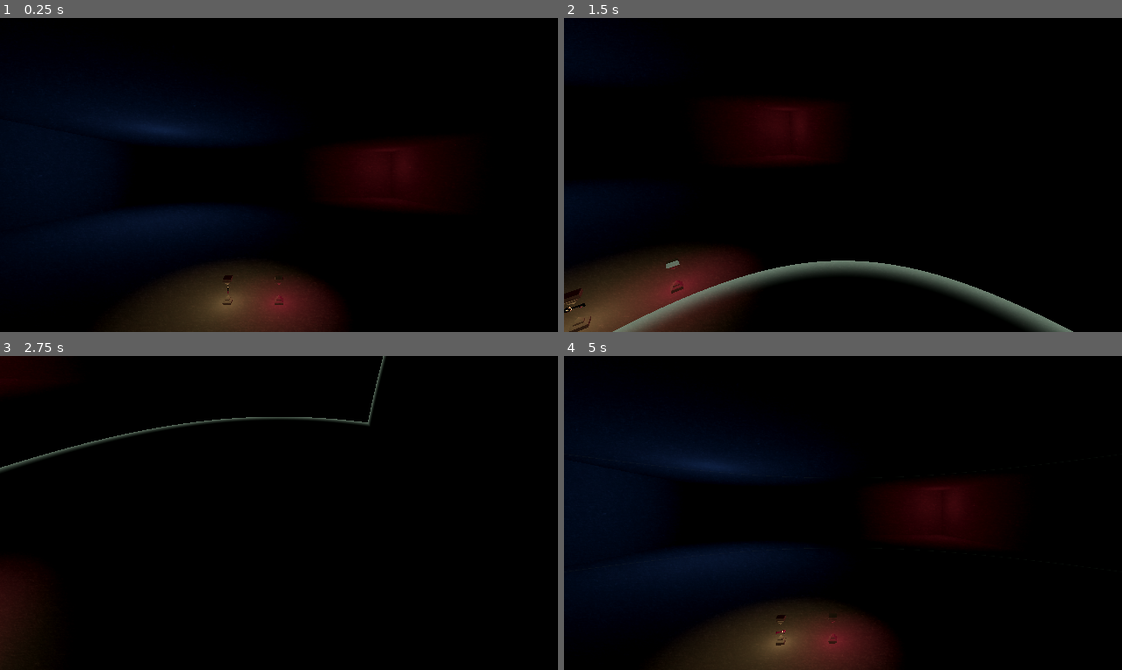
Above: before the commit, frames 1-4 (two rows, left to right).
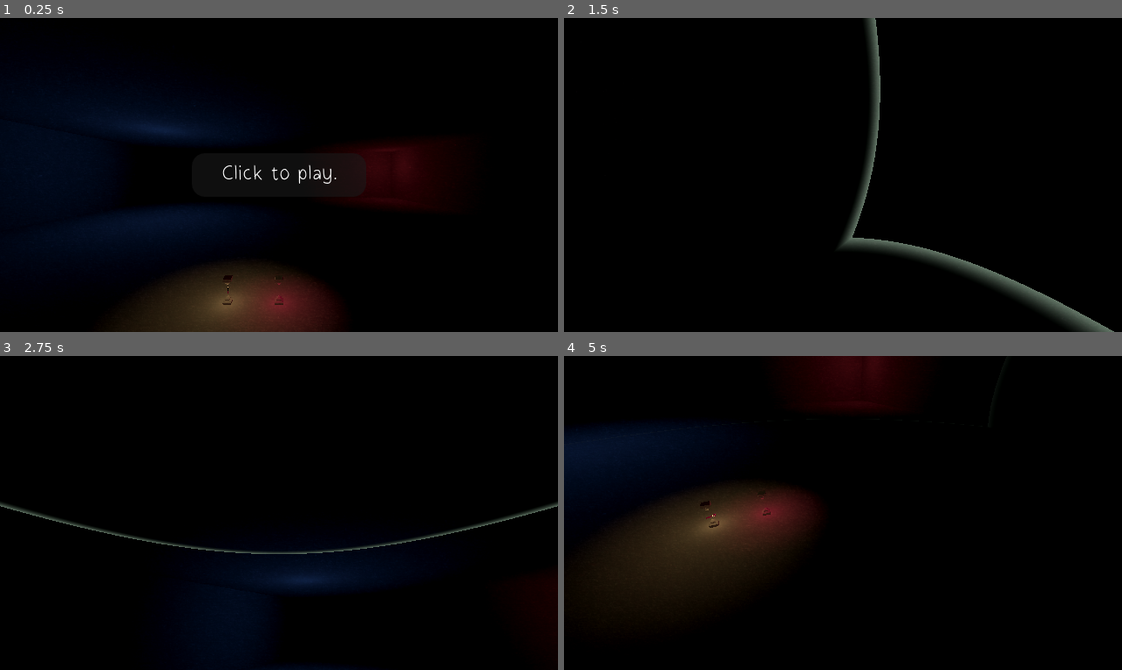
Above: after the commit, the same moments.

Repository: danielday-dev/Fishfest2024
Game: Godot game, scene res://Scenes/Main.tscn
Same seed, same stepped clock (60 frames per second), same inputs: the game is played once before the commit and once after it.
Inputs (mouse positions are in pixels of both pictures, inside the frame that each line leads up to):
- Up to frame 1 (0.25 s): no input
- Up to frame 2 (1.5 s): tap Enter at 0.5 s; move the mouse to (965, 159) at 0.52 s; hold Right (ui_right) 0.53-1.28 s; click (965, 159) at 0.6 s; move the mouse to (731, 190) at 1.27 s; hold Down (ui_down) from 1.28 s (still down); click (731, 190) at 1.35 s
- Up to frame 3 (2.75 s): move the mouse to (334, 443) at 2.02 s; release Down (ui_down) at 2.03 s; hold Right (ui_right) from 2.03 s (still down); click (334, 443) at 2.1 s
- Up to frame 4 (5 s): move the mouse to (815, 575) at 2.77 s; release Right (ui_right) at 2.78 s; hold Up (ui_up) 2.78-3.53 s; click (815, 575) at 2.85 s; move the mouse to (1010, 560) at 3.52 s; hold Left (ui_left) from 3.53 s (still down); click (1010, 560) at 3.6 s; tap Escape (ui_escape, bound only after the commit) at 4.15 s; tap Enter at 4.25 s; move the mouse to (675, 465) at 4.27 s; click (675, 465) at 4.35 s

The runs differ from the first frame. In frame 1, 0.3% of the frame differs, in the area x 39-61%, y 46-53%; in frame 2, 16%; in frame 3, 6.8%; in frame 4, 22%, in the area x 0-78%, y 0-100%.

Commit message:
Player mouse control + pause menu.

Diff:
--- a/Resources/ControlThemes/MainTheme.tres
+++ b/Resources/ControlThemes/MainTheme.tres
@@ -1,7 +1,20 @@
-[gd_resource type="Theme" load_steps=2 format=3 uid="uid://dy6yime6oii8l"]
+[gd_resource type="Theme" load_steps=3 format=3 uid="uid://dy6yime6oii8l"]
 
-[ext_resource type="FontFile" uid="uid://jgqg5ugto864" path="res://Resources/Fonts/Maki.ttf" id="1_1fvpi"]
+[ext_resource type="FontFile" uid="uid://jgqg5ugto864" path="res://Resources/Fonts/Maki.ttf" id="1_xb2k0"]
+
+[sub_resource type="StyleBoxFlat" id="StyleBoxFlat_bvdrm"]
+content_margin_left = 0.0
+content_margin_top = 0.0
+content_margin_right = 0.0
+content_margin_bottom = 0.0
+bg_color = Color(0.1, 0.1, 0.1, 0.6)
+corner_radius_top_left = 15
+corner_radius_top_right = 15
+corner_radius_bottom_right = 15
+corner_radius_bottom_left = 15
+corner_detail = 5
 
 [resource]
-default_font = ExtResource("1_1fvpi")
+default_font = ExtResource("1_xb2k0")
 default_font_size = 64
+Panel/styles/panel = SubResource("StyleBoxFlat_bvdrm")
--- a/Scenes/Main.tscn
+++ b/Scenes/Main.tscn
@@ -1,10 +1,12 @@
-[gd_scene load_steps=8 format=3 uid="uid://bw14wbtwyu0a"]
+[gd_scene load_steps=10 format=3 uid="uid://bw14wbtwyu0a"]
 
+[ext_resource type="Script" path="res://Scripts/PauseScreen.gd" id="1_2om3j"]
 [ext_resource type="Material" uid="uid://dqnppqlyc1pfx" path="res://Resources/Materials/Darkness/DarknessMaterial.tres" id="1_jns56"]
 [ext_resource type="PackedScene" uid="uid://bopmekwrqlnuu" path="res://Prefabs/Player.tscn" id="1_v0owv"]
 [ext_resource type="Environment" uid="uid://dvgje6n6sh706" path="res://Resources/Environments/WorldEnvironment.tres" id="2_a6ccp"]
 [ext_resource type="PackedScene" uid="uid://dtfjnjvx8ilov" path="res://Prefabs/KeyPickup.tscn" id="4_tnk5s"]
 [ext_resource type="PackedScene" uid="uid://b0og5dqddnsij" path="res://Prefabs/KeyPlace.tscn" id="5_gwapc"]
+[ext_resource type="Theme" uid="uid://dy6yime6oii8l" path="res://Resources/ControlThemes/MainTheme.tres" id="6_3eqiu"]
 
 [sub_resource type="BoxMesh" id="BoxMesh_ithrh"]
 material = ExtResource("1_jns56")
@@ -15,6 +17,37 @@
 data = PackedVector3Array(25, 5, 25, -25, 5, 25, -25, -5, 25, 25, -5, 25, 25, 5, 25, -25, -5, 25, -25, 5, -25, 25, 5, - …(356 unchanged characters)…
 
 [node name="Main" type="Node3D"]
+
+[node name="PauseScreen" type="CanvasLayer" parent="."]
+script = ExtResource("1_2om3j")
+
+[node name="Panel" type="Panel" parent="PauseScreen"]
+anchors_preset = 8
+anchor_left = 0.5
+anchor_top = 0.5
+anchor_right = 0.5
+anchor_bottom = 0.5
+offset_left = -100.0
+offset_top = -25.0
+offset_right = 100.0
+offset_bottom = 25.0
+grow_horizontal = 2
+grow_vertical = 2
+theme = ExtResource("6_3eqiu")
+
+[node name="Label" type="Label" parent="PauseScreen/Panel"]
+layout_mode = 2
+anchor_right = 1.0
+anchor_bottom = 1.0
+offset_left = -71.5
+offset_top = -16.0
+offset_right = 71.5
+offset_bottom = 16.0
+grow_horizontal = 2
+grow_vertical = 2
+text = "Click to play."
+horizontal_alignment = 1
+vertical_alignment = 1
 
 [node name="Light Processor" type="DirectionalLight3D" parent="."]
 light_energy = 0.0
--- /dev/null
+++ b/Scripts/PauseScreen.gd
@@ -0,0 +1,16 @@
+extends CanvasLayer
+
+func _ready():
+	visible = Input.mouse_mode == Input.MOUSE_MODE_VISIBLE;
+
+func _process(delta):
+	if (Input.mouse_mode == Input.MOUSE_MODE_CAPTURED):
+		if (Input.is_action_just_pressed("ui_escape")):
+			Input.mouse_mode = Input.MOUSE_MODE_VISIBLE;
+			visible = true;
+	elif (Input.is_action_just_pressed("ui_enter")):
+		Input.mouse_mode = Input.MOUSE_MODE_CAPTURED;
+		visible = false;
+
+func _exit_tree():
+	Input.set_mouse_mode(Input.MOUSE_MODE_VISIBLE);
--- a/Scripts/Player.gd
+++ b/Scripts/Player.gd
@@ -1,6 +1,7 @@
 extends CharacterBody3D
 
 @export var movementSpeed : float = 2.0;
+@export var mouseSensitivity : float = 0.5;
 @export var nonForwardMovementFactor : float = 0.4;
 
 @export var pingMaterial : ShaderMaterial;
@@ -14,26 +15,31 @@
 	pingCooldown = 0.0;
 	pingDistance = 0.0;
 
-
 func _process(delta):
 	# Handle ping.
 	processPing(delta);
 
+var cameraOffset : Vector2 = Vector2.ZERO;
+func _unhandled_input(event):
+	if event is InputEventMouseMotion and Input.mouse_mode == Input.MOUSE_MODE_CAPTURED:
+		cameraOffset += event.relative;
+
 func _physics_process(delta):
+	if (Input.mouse_mode != Input.MOUSE_MODE_CAPTURED):
+		return;
+
+	# Handle camera.
+	rotation.y += -cameraOffset.x * delta * mouseSensitivity;
+	rotation.x += -cameraOffset.y * delta * mouseSensitivity;
+	rotation.x = clamp(rotation.x, -1.6, 1.6);
+	cameraOffset = Vector2.ZERO
+
 	# Get input.
-	var cameraMovement : Vector2 = Vector2(
-		Input.get_axis("ui_left", "ui_right"),
-		Input.get_axis("ui_down", "ui_up")
-	);
 	var playerMovement : Vector3 = Vector3(
 		Input.get_axis("Player_Movement_Left", "Player_Movement_Right"),
 		Input.get_axis("Player_Movement_Down", "Player_Movement_Up"),
 		Input.get_axis("Player_Movement_Backward", "Player_Movement_Forward")
 	);
-
-	# Handle rotation.
-	rotation.y += -cameraMovement.x * delta;
-	rotation.x += cameraMovement.y * delta;
 
 	# Calculate angle directions.
 	var forward : Vector3 = Vector3(
--- a/project.godot
+++ b/project.godot
@@ -61,6 +61,16 @@
 "events": [Object(InputEventKey,"resource_local_to_scene":false,"resource_name":"","device":-1,"window_id":0,"alt_pressed":false,"shift_pressed":false,"ctrl_pressed":false,"meta_pressed":false,"pressed":false,"keycode":0,"physical_keycode":70,"key_label":0,"unicode":102,"echo":false,"script":null)
 ]
 }
+ui_escape={
+"deadzone": 0.5,
+"events": [Object(InputEventKey,"resource_local_to_scene":false,"resource_name":"","device":-1,"window_id":0,"alt_pressed":false,"shift_pressed":false,"ctrl_pressed":false,"meta_pressed":false,"pressed":false,"keycode":0,"physical_keycode":4194305,"key_label":0,"unicode":0,"echo":false,"script":null)
+]
+}
+ui_enter={
+"deadzone": 0.5,
+"events": [Object(InputEventMouseButton,"resource_local_to_scene":false,"resource_name":"","device":-1,"window_id":0,"alt_pressed":false,"shift_pressed":false,"ctrl_pressed":false,"meta_pressed":false,"button_mask":1,"position":Vector2(161, 19),"global_position":Vector2(165, 60),"factor":1.0,"button_index":1,"canceled":false,"pressed":true,"double_click":false,"script":null)
+]
+}
 
 [rendering]
 
